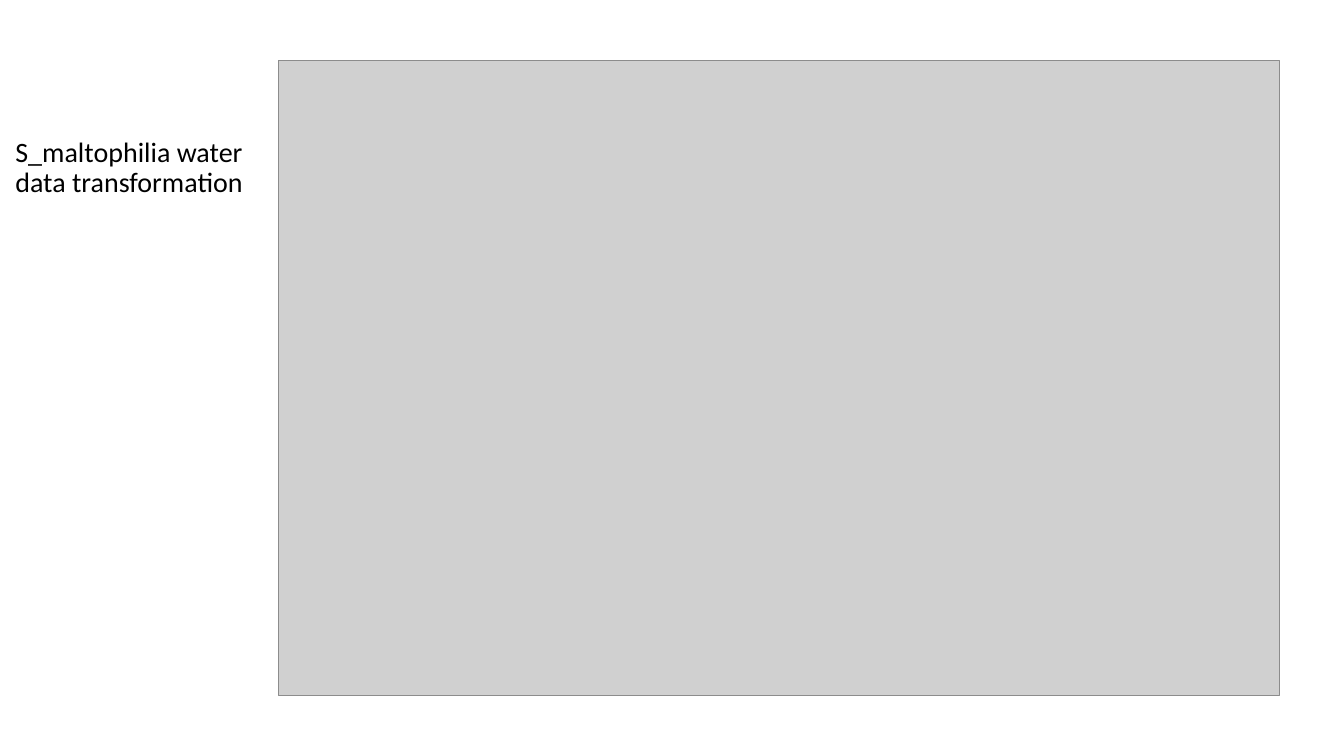
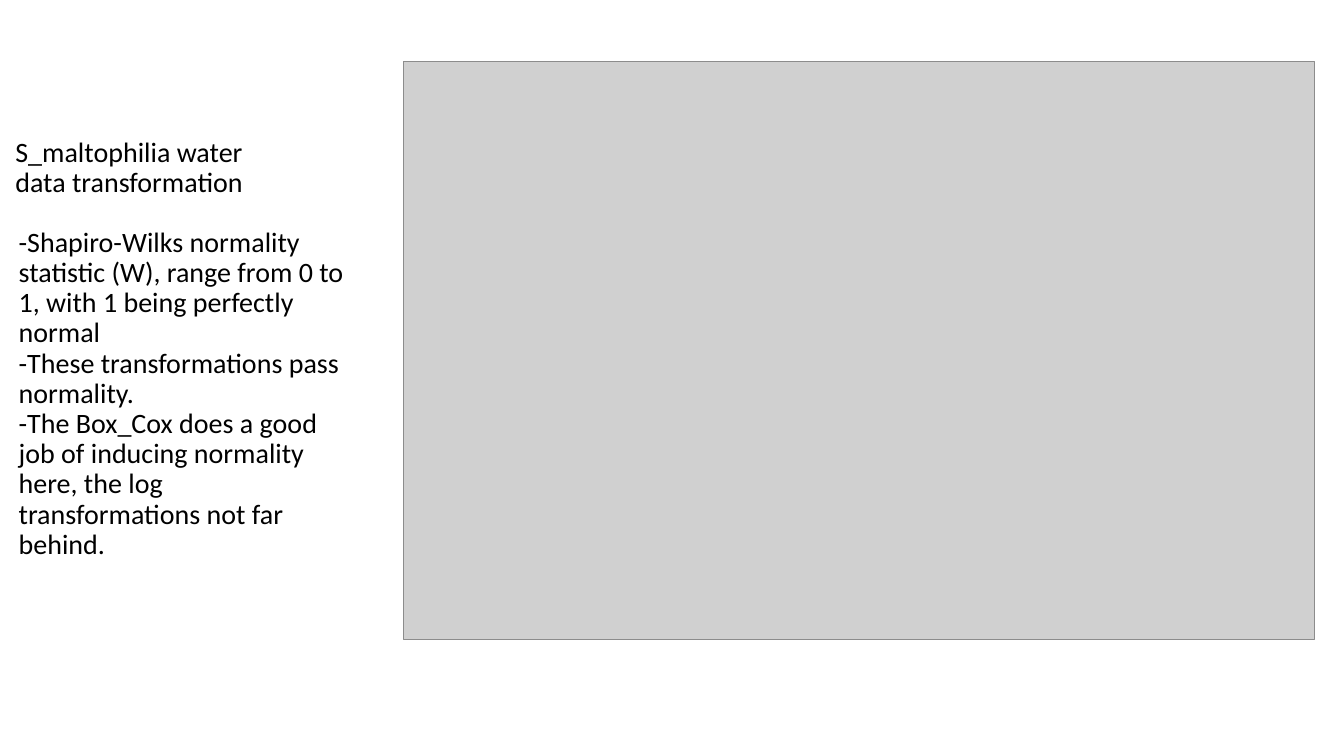
Before and after one commit to microbial-genomics/eytcheson_microplastics, a slide deck: slide 18 of pptx/glm_microplastics_water_v3.pptx (slide 17 before the commit). Drawn at 1344x756 pixels with LibreOffice and Linux fonts; fonts in the diff are those of the drawing; grey boxes stand for pictures. Boxes give left, top, right and bottom in pixels: in the first picture for what was removed or moved away, otherwise in the second. Text is boxed around its words. In the diff, an @@ line names an element or a change of style, - is before the commit and + after.

```diff
--- a/pptx/glm_microplastics_water_v3.pptx
+++ b/pptx/glm_microplastics_water_v3.pptx
@@ picture: place and size @@
-picture at [278,60,1279,696]
+picture at [403,62,1315,639]
@@ text added at [19,232,343,555], 20 pt, text #000000 @@
+-Shapiro-Wilks normality statistic (W), range from 0 to 1, with 1 being perfectly normal
+-These transformations pass normality.
+-The Box_Cox does a good job of inducing normality here, the log transformations not far behind.
```
Also in this commit, not shown: 26 other slides changed, 2 slides added, 8 other files.
